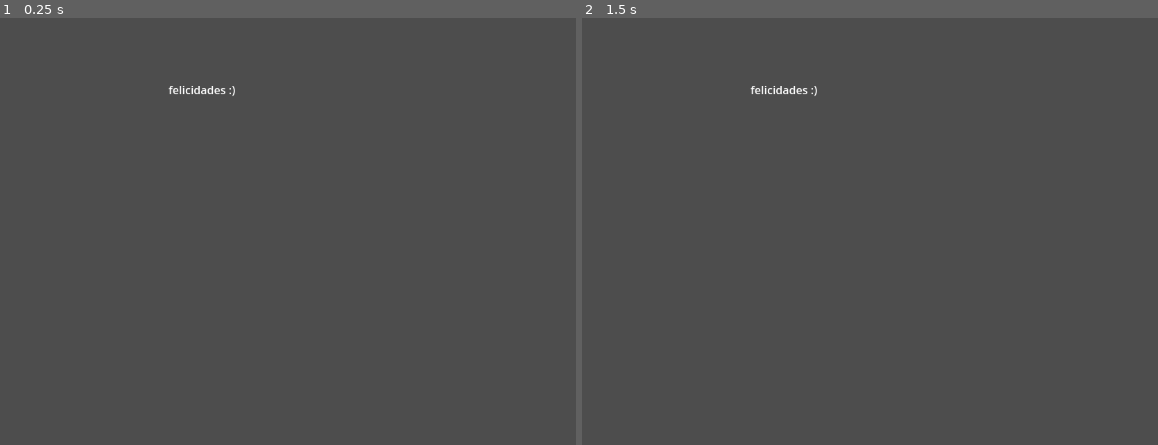
Above: before the commit, frames 1-2 (left to right).
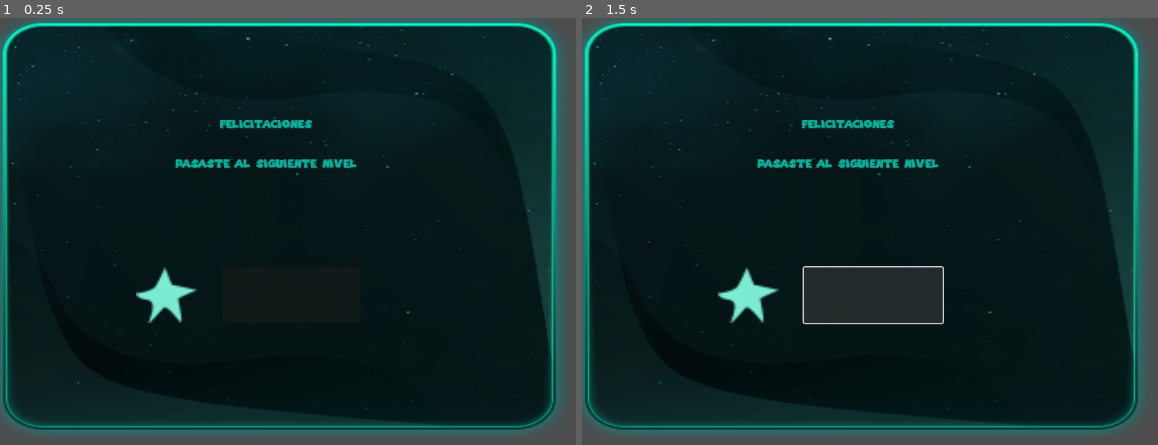
Above: after the commit, the same moments.

Repository: SEBAS-016/app
Game: Godot game, scene res://felicitaciones.tscn
Same seed, same stepped clock (60 frames per second), same inputs: the game is played once before the commit and once after it. The project has no main scene, so this scene is started directly.
Inputs (mouse positions are in pixels of both pictures, inside the frame that each line leads up to):
- Up to frame 1 (0.25 s): no input
- Up to frame 2 (1.5 s): click (875, 295) at 0.52 s; click (875, 295) at 1.27 s

The runs differ from the first frame. In frame 1, 93% of the frame differs, in the area x 0-98%, y 0-97%; in frame 2, 93%.

Commit message:
avances ennvls y mecanicas
ya se mejoro algunas cosas y se implemento el uso de mecanicas e UI

Diff:
--- /dev/null
+++ b/clasificacion.tscn
@@ -0,0 +1,3 @@
+[gd_scene format=3 uid="uid://k4rulxi0gts6"]
+
+[node name="Node2D" type="Node2D"]
--- a/felicitaciones.tscn
+++ b/felicitaciones.tscn
@@ -1,10 +1,40 @@
-[gd_scene format=3 uid="uid://db77u3rypo821"]
+[gd_scene load_steps=4 format=3 uid="uid://fqa3caftnx4g"]
+
+[ext_resource type="Texture2D" uid="uid://dhew6w0dqmslc" path="res://UI/Card X3.png" id="1_rlpto"]
+[ext_resource type="FontFile" uid="uid://b4v0mxswj0oi2" path="res://fonts/SuperMario256.ttf" id="2_o8yrr"]
+[ext_resource type="Texture2D" uid="uid://r5go3qpmc0oc" path="res://UI/07.png" id="2_wksjg"]
 
 [node name="Node2D" type="Node2D"]
 
-[node name="felicitaciones" type="Label" parent="."]
-offset_left = 243.0
-offset_top = 92.0
-offset_right = 583.0
-offset_bottom = 216.0
-text = "felicidades :)"
+[node name="CardX3" type="Sprite2D" parent="."]
+position = Vector2(404, 300)
+scale = Vector2(2.15617, 1.67196)
+texture = ExtResource("1_rlpto")
+metadata/_edit_lock_ = true
+
+[node name="Label" type="Label" parent="."]
+offset_left = 200.0
+offset_top = 128.0
+offset_right = 568.0
+offset_bottom = 240.0
+theme_override_colors/font_color = Color(1.2514e-06, 0.698406, 0.6082, 1)
+theme_override_colors/font_shadow_color = Color(0.158472, 0.158472, 0.158472, 1)
+theme_override_fonts/font = ExtResource("2_o8yrr")
+text = "felicitaciones
+
+
+ pasaste al siguiente nivel "
+horizontal_alignment = 1
+vertical_alignment = 1
+autowrap_mode = 3
+
+[node name="07" type="Sprite2D" parent="."]
+position = Vector2(240, 400)
+scale = Vector2(2.82258, 2.56452)
+texture = ExtResource("2_wksjg")
+
+[node name="Button" type="Button" parent="."]
+offset_left = 320.0
+offset_top = 360.0
+offset_right = 520.0
+offset_bottom = 440.0
--- a/gameover.tscn
+++ b/gameover.tscn
@@ -1,10 +1,32 @@
-[gd_scene format=3 uid="uid://bd2824px2xh5b"]
+[gd_scene load_steps=3 format=3 uid="uid://b4d6om2u6kjy0"]
+
+[ext_resource type="FontFile" uid="uid://b4v0mxswj0oi2" path="res://fonts/SuperMario256.ttf" id="1_3krfo"]
+[ext_resource type="Texture2D" uid="uid://dhew6w0dqmslc" path="res://UI/Card X3.png" id="2_7bpl4"]
 
 [node name="Node2D" type="Node2D"]
 
 [node name="game_over" type="Label" parent="."]
-offset_left = 259.0
-offset_top = 66.0
-offset_right = 768.0
-offset_bottom = 294.0
-text = "pensaste mucho .... game over "
+offset_left = 136.0
+offset_top = 107.0
+offset_right = 645.0
+offset_bottom = 243.0
+theme_override_colors/font_color = Color(0.65894, 0, 0, 1)
+theme_override_fonts/font = ExtResource("1_3krfo")
+text = "tardaste en contestar ...
+game over
+
+VULVELO A INTENTAR  "
+
+[node name="CardX3" type="Sprite2D" parent="."]
+z_index = -15
+position = Vector2(403, 298)
+scale = Vector2(2.13602, 1.64021)
+texture = ExtResource("2_7bpl4")
+metadata/_edit_lock_ = true
+
+[node name="Button" type="Button" parent="."]
+offset_left = 264.0
+offset_top = 320.0
+offset_right = 512.0
+offset_bottom = 376.0
+metadata/_edit_lock_ = true
Binary file added: UI/07.png
Not shown, added: UI/07.png.import
Binary file added: UI/10.png
Not shown, added: UI/10.png.import
Binary file added: UI/12.png
Not shown, added: UI/12.png.import
Binary file added: UI/6.png
Not shown, added: UI/6.png.import
Binary file added: UI/8.png
Not shown, added: UI/8.png.import
Binary file added: UI/Btn_V02.png
Not shown, added: UI/Btn_V02.png.import
(and 16 more such lines)
